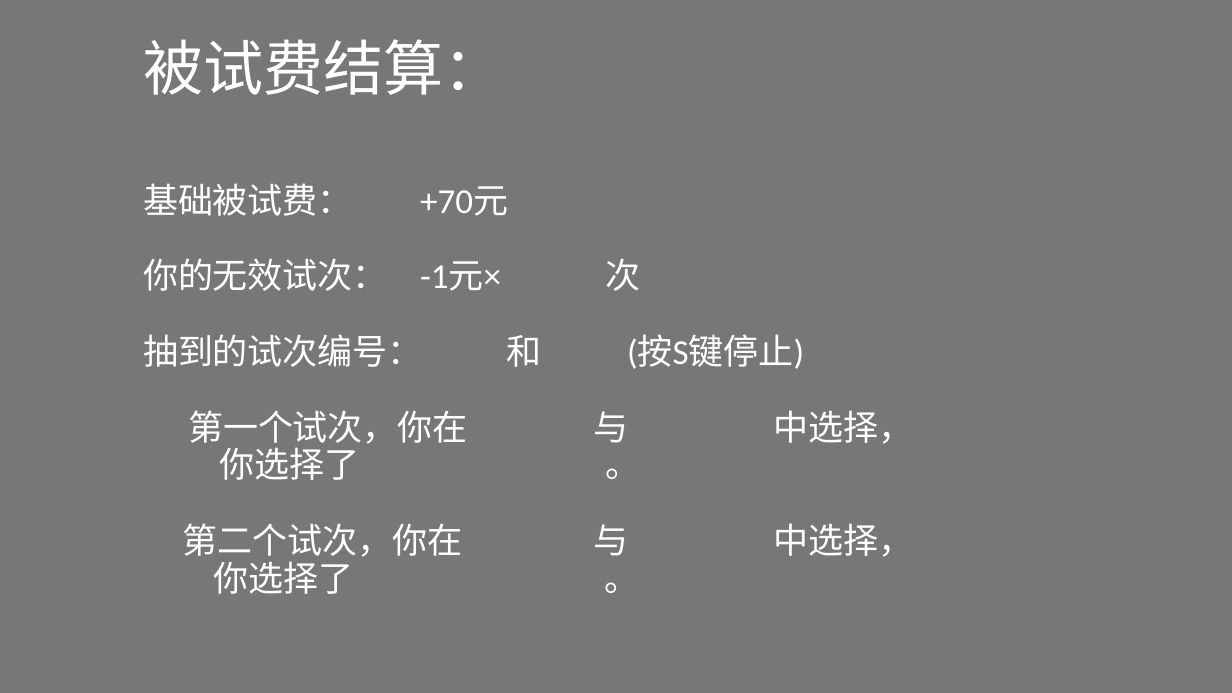
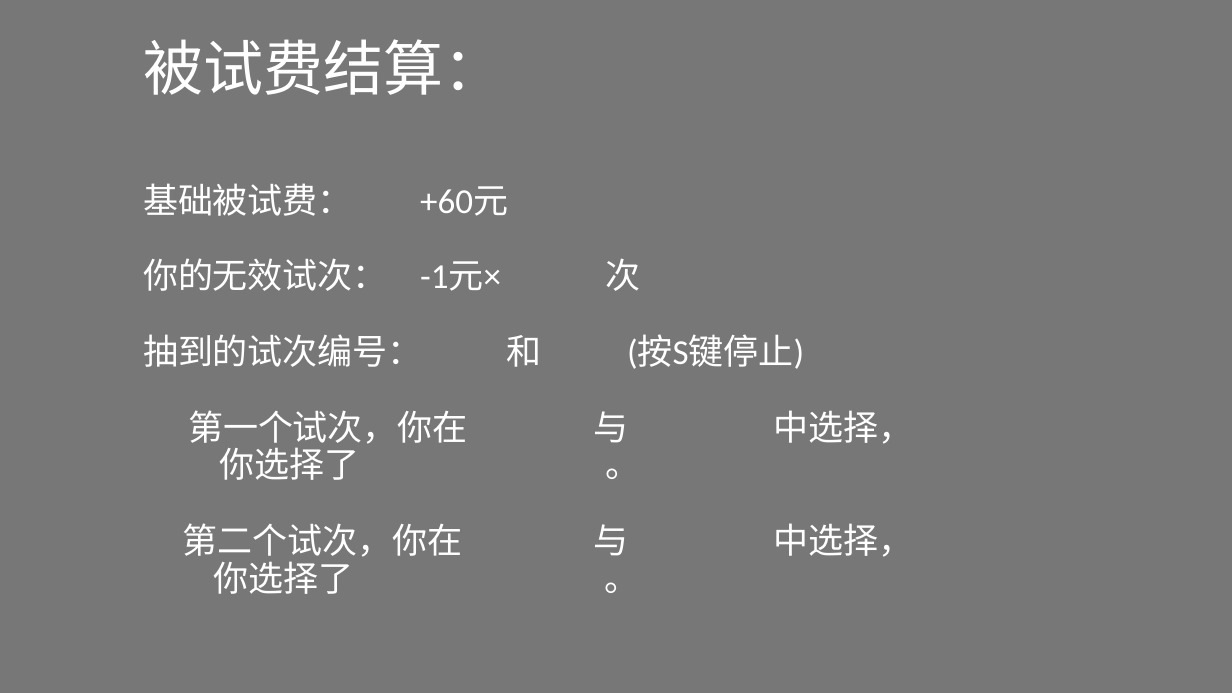
Before and after one commit to NieSz/poor-neuroeco-exp, a slide deck: slide 12 of exp/instruction/instruction_gr.pptx. Drawn at 1232x693 pixels with LibreOffice and Linux fonts; fonts in the diff are those of the drawing. Boxes give left, top, right and bottom in pixels: in the first picture for what was removed or moved away, otherwise in the second. Text is boxed around its words. In the diff, an @@ line names an element or a change of style, - is before the commit and + after.

```diff
--- a/exp/instruction/instruction_gr.pptx
+++ b/exp/instruction/instruction_gr.pptx
@@ text at box(143, 183, 508, 216): text changed @@
-基础被试费： +70元
+基础被试费： +60元
```
Also in this commit, not shown: 1 other slide changed, 3 other files.
